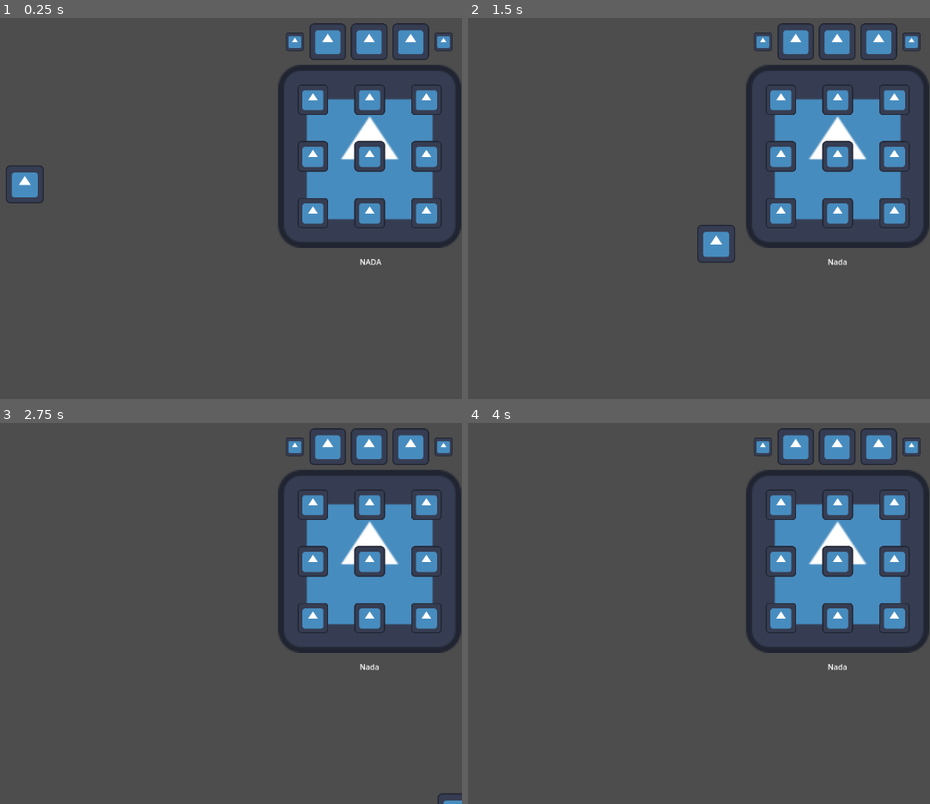
Above: before the commit, frames 1-4 (two rows, left to right).
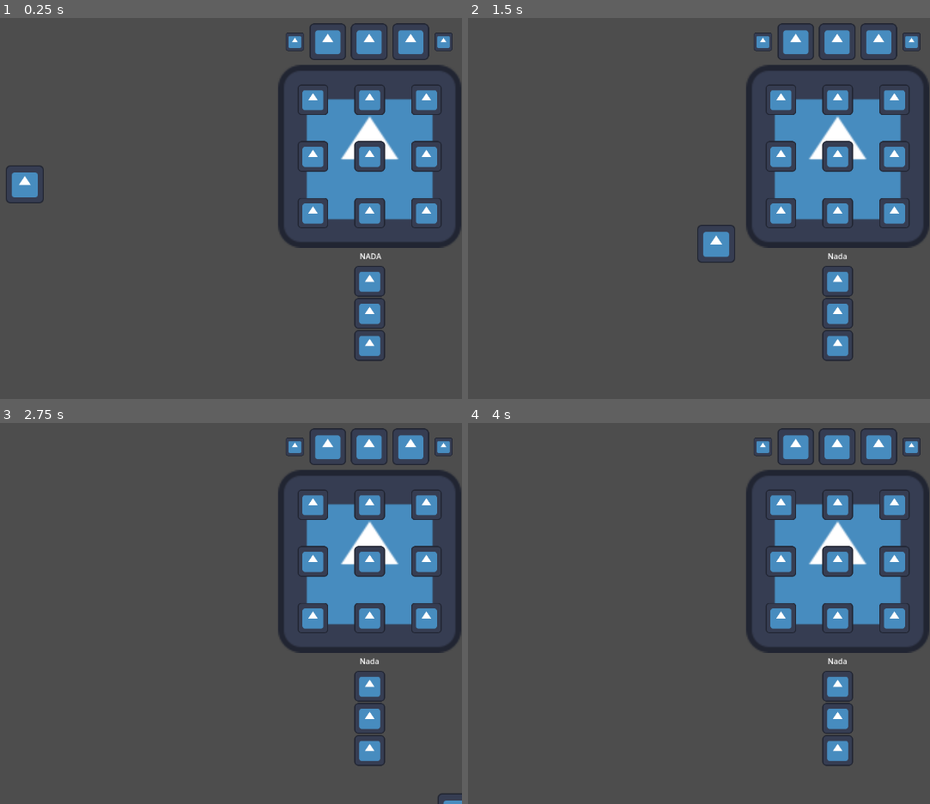
Above: after the commit, the same moments.

Repository: Irozuku/A-Painters-Nightmare-bitCrawlerStudios
Game: Godot game, scene res://scenes/main.tscn
The game is run twice, just before and just after one commit, with the same random seed, the same clock (stepped at 60 frames per second) and the same inputs. The engine's default icon, where the game draws it, is replaced by a stand-in: a white triangle on a blue panel in a dark square.
Inputs (mouse positions are in pixels of both pictures, inside the frame that each line leads up to):
- Up to frame 1 (0.25 s): no input
- Up to frame 2 (1.5 s): tap Enter at 0.5 s; move the mouse to (782, 98) at 0.52 s; press the mouse at (782, 98) at 0.53 s; hold D (right) 0.53-1.28 s; move the mouse to (837, 101) at 1.27 s; release the mouse at (837, 101) at 1.28 s; hold S (down) from 1.28 s (still down); click (837, 101) at 1.35 s
- Up to frame 3 (2.75 s): move the mouse to (425, 506) at 2.02 s; release S (down) at 2.03 s; press the mouse at (425, 506) at 2.03 s; hold D (right) from 2.03 s (still down)
- Up to frame 4 (4 s): move the mouse to (782, 560) at 2.77 s; release D (right) at 2.78 s; release the mouse at (782, 560) at 2.78 s; hold W (up) 2.78-3.53 s; click (782, 560) at 2.85 s; move the mouse to (837, 560) at 3.52 s; press the mouse at (837, 560) at 3.53 s; hold A (left) from 3.53 s (still down)

The runs differ from the first frame. In frame 1, 1.1% of the frame differs, in the area x 76-84%, y 61-91%; in frame 2, 1.1%; in frame 3, 1.1%; in frame 4, 1.1%.

Commit message:
Added symbol remainder

Diff:
--- a/scenes/grid.tscn
+++ b/scenes/grid.tscn
@@ -12,6 +12,7 @@
 [ext_resource type="Script" path="res://scenes/Point7.gd" id="9_7433d"]
 [ext_resource type="Script" path="res://scenes/Point8.gd" id="10_svhmx"]
 [ext_resource type="Script" path="res://scenes/Point9.gd" id="11_lm87c"]
+[ext_resource type="PackedScene" uid="uid://c6r4p4lxsya4" path="res://scenes/symbol_remainder.tscn" id="13_12nfd"]
 
 [sub_resource type="RectangleShape2D" id="RectangleShape2D_djerg"]
 size = Vector2(26, 25.6)
@@ -28,9 +29,9 @@
 
 [node name="Label" type="Label" parent="."]
 offset_left = -21.0
-offset_top = 210.0
+offset_top = 198.0
 offset_right = 25.0
-offset_bottom = 233.0
+offset_bottom = 221.0
 text = "NADA"
 
 [node name="PaintBar" parent="." instance=ExtResource("3_l6slk")]
@@ -145,6 +146,10 @@
 position = Vector2(2, 1)
 shape = SubResource("RectangleShape2D_hj2oq")
 
+[node name="SymbolRemainder" parent="." instance=ExtResource("13_12nfd")]
+position = Vector2(0, 230)
+scale = Vector2(0.5, 0.5)
+
 [connection signal="mouse_entered" from="Point1" to="." method="_on_point_1_mouse_entered"]
 [connection signal="mouse_entered" from="Point1" to="Point1" method="_on_mouse_entered"]
 [connection signal="mouse_entered" from="Point2" to="." method="_on_point_2_mouse_entered"]
--- /dev/null
+++ b/scenes/symbol_remainder.tscn
@@ -0,0 +1,23 @@
+[gd_scene load_steps=2 format=3 uid="uid://c6r4p4lxsya4"]
+
+[ext_resource type="Texture2D" uid="uid://drp4ge6v2l5uv" path="res://icon.svg" id="1_npwvh"]
+
+[node name="SymbolRemainder" type="Area2D"]
+
+[node name="Symbol1" type="Area2D" parent="."]
+position = Vector2(0, 65)
+
+[node name="Sprite2D" type="Sprite2D" parent="Symbol1"]
+texture = ExtResource("1_npwvh")
+
+[node name="Symbol2" type="Area2D" parent="."]
+position = Vector2(0, 200)
+
+[node name="Sprite2D" type="Sprite2D" parent="Symbol2"]
+texture = ExtResource("1_npwvh")
+
+[node name="Symbol3" type="Area2D" parent="."]
+position = Vector2(0, 335)
+
+[node name="Sprite2D" type="Sprite2D" parent="Symbol3"]
+texture = ExtResource("1_npwvh")
Not shown: 1 places in scenes/grid.tscn that only renumber resources
